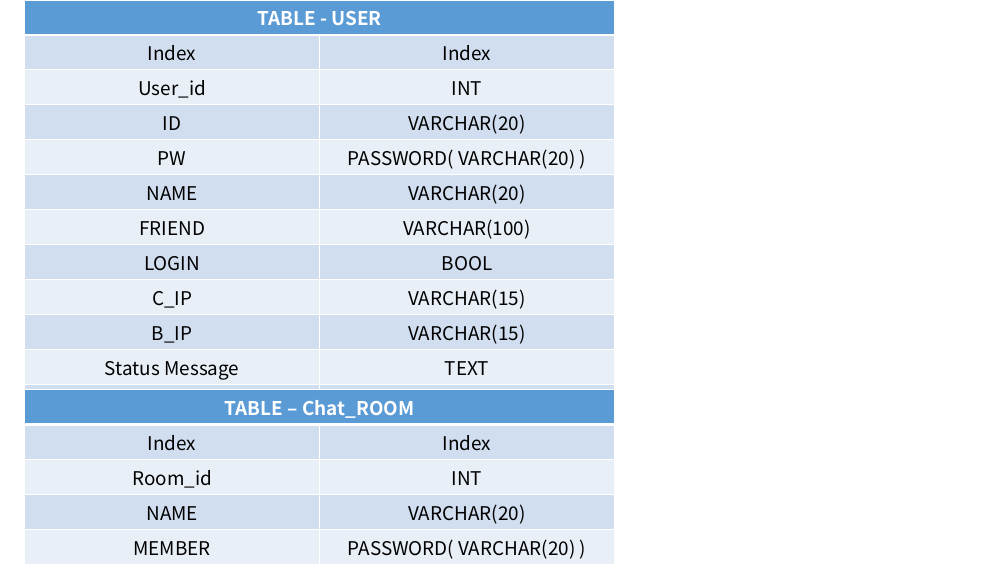
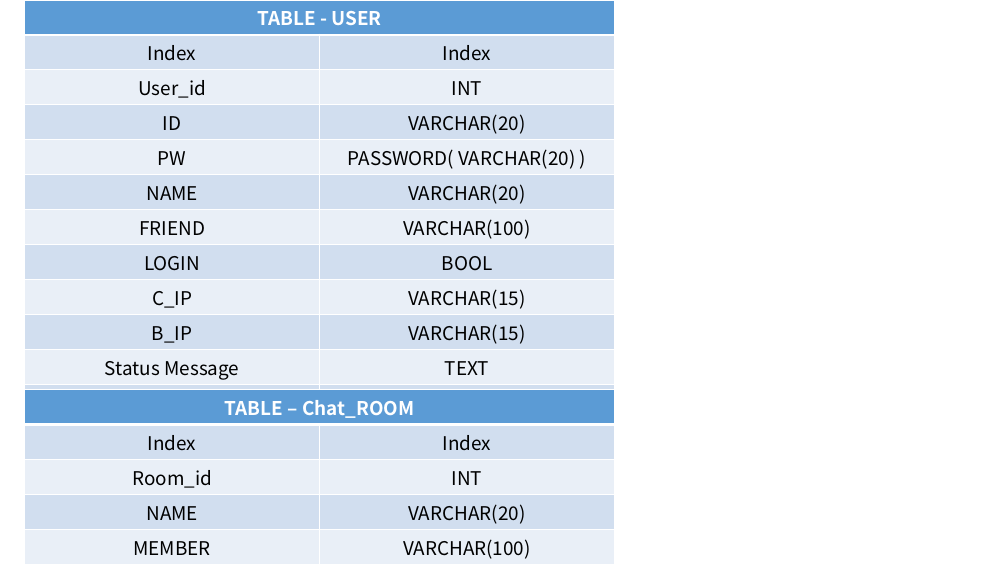
Before and after one commit to YooSeongHyun/Telcoware, a slide deck: slide 6 of flow.pptx. Drawn at 1008x567 pixels with LibreOffice and Linux fonts; fonts in the diff are those of the drawing. Boxes give left, top, right and bottom in pixels: in the first picture for what was removed or moved away, otherwise in the second. Text is boxed around its words. In the diff, an @@ line names an element or a change of style, - is before the commit and + after.

```diff
--- a/flow.pptx
+++ b/flow.pptx
@@ table at (25, 389, 615, 559) @@
-row 5, column 2: PASSWORD( VARCHAR(20) )
+row 5, column 2: VARCHAR(100)
```
Also in this commit, not shown: 1 other slide changed, 1 slide added, 2 other files.
